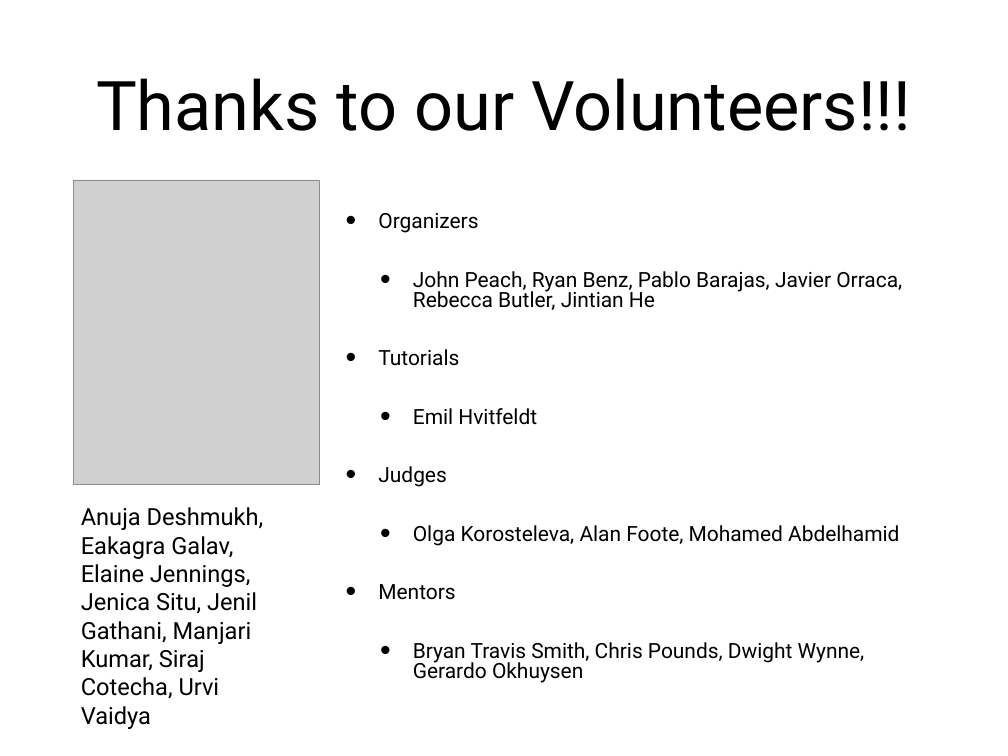
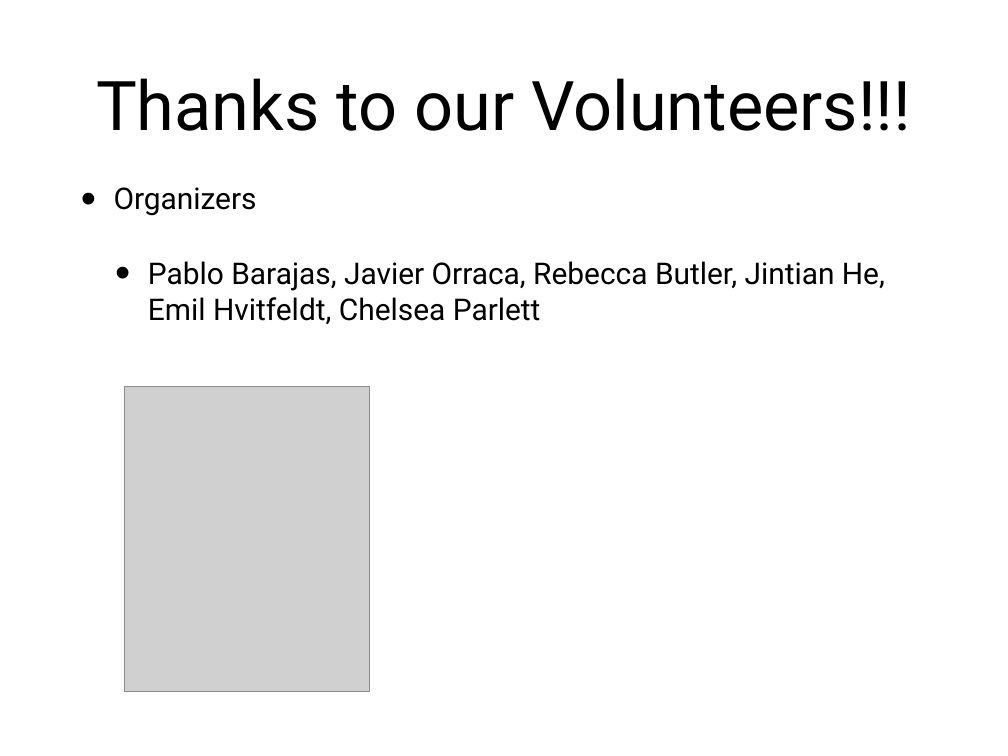
Before and after one commit to socalrug/hackathon-2024-04, a slide deck: slide 15 of admin/intro_slides/hackathon_intro_slides.pptx. Drawn at 1008x756 pixels with LibreOffice and Linux fonts; fonts in the diff are those of the drawing; grey boxes stand for pictures. Boxes give left, top, right and bottom in pixels: in the first picture for what was removed or moved away, otherwise in the second. Text is boxed around its words. In the diff, an @@ line names an element or a change of style, - is before the commit and + after.

```diff
--- a/admin/intro_slides/hackathon_intro_slides.pptx
+++ b/admin/intro_slides/hackathon_intro_slides.pptx
@@ text "Organizers": place and size @@
-text "Organizers" at (378, 213, 902, 683)
+text "Organizers" at (114, 187, 885, 324)
@@ text at (114, 187, 257, 216): size 21.3 to 30.4 pt in "Organizers"; line spacing 0.8 to 1 @@
@@ text at (148, 261, 885, 324): text changed; size 21.3 to 30.4 pt @@
-  • John Peach, Ryan Benz, Pablo Barajas, Javier Orraca, Rebecca Butler, Jintian He
-• Tutorials
-  • Emil Hvitfeldt
-• Judges
-  • Olga Korosteleva, Alan Foote, Mohamed Abdelhamid
-• Mentors
-  • Bryan Travis Smith, Chris Pounds, Dwight Wynne, Gerardo Okhuysen
+  • Pablo Barajas, Javier Orraca, Rebecca Butler, Jintian He, Emil Hvitfeldt, Chelsea Parlett
@@ picture: place and size @@
-picture at (74, 180, 319, 485)
+picture at (124, 386, 369, 691)
@@ text removed at (81, 507, 264, 729) @@
-Anuja Deshmukh, Eakagra Galav, Elaine Jennings, Jenica Situ, Jenil Gathani, Manjari Kumar, Siraj Cotecha, Urvi Vaidya
```
Also in this commit, not shown: 8 other slides changed, 4 other files.
